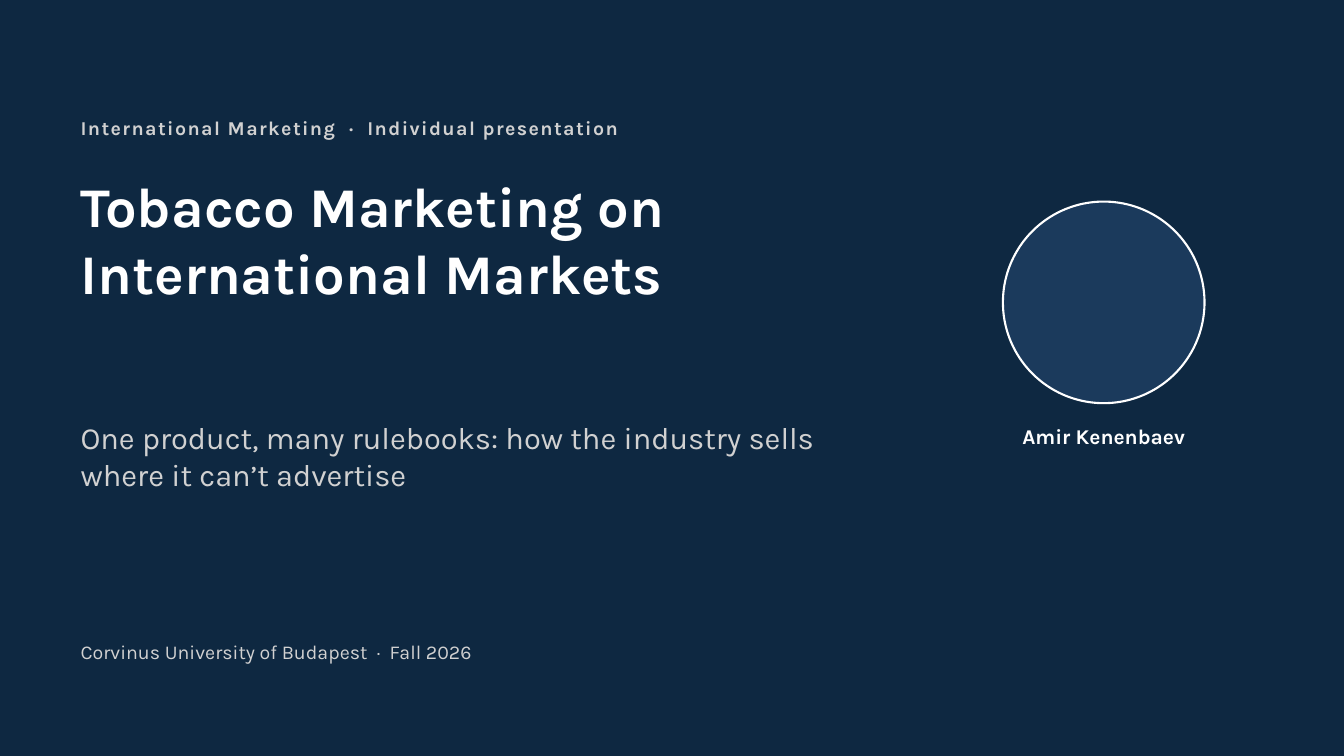
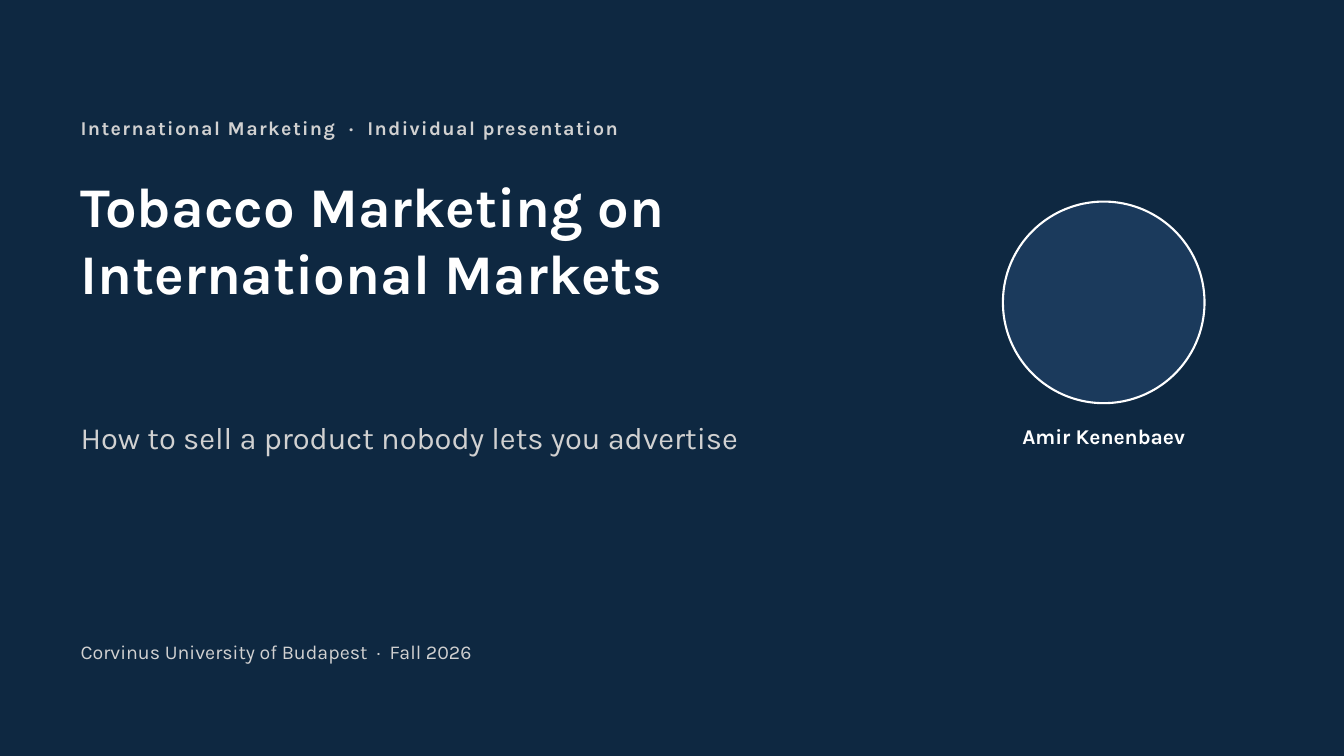
Before and after one commit to untitl333d/-frontend-slides, a slide deck: slide 1 of presentations/tobacco-marketing/Tobacco_Marketing_International_Markets.pptx. Drawn at 1344x756 pixels with LibreOffice and Linux fonts; fonts in the diff are those of the drawing. Boxes give left, top, right and bottom in pixels: in the first picture for what was removed or moved away, otherwise in the second. Text is boxed around its words. In the diff, an @@ line names an element or a change of style, - is before the commit and + after.

```diff
--- a/presentations/tobacco-marketing/Tobacco_Marketing_International_Markets.pptx
+++ b/presentations/tobacco-marketing/Tobacco_Marketing_International_Markets.pptx
@@ text at box(81, 428, 738, 456): text changed @@
-One product, many rulebooks: how the industry sells where it can’t advertise
+How to sell a product nobody lets you advertise
```
Also in this commit, not shown: 5 other slides changed, 8 slides added, 6 slides removed, 2 other files.
